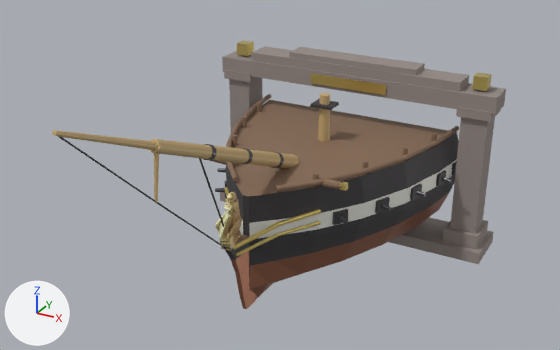
The glTF model figureheads/ships3d/minerva.glb, before and after one commit.
Before and after are seen from a camera (50 mm lens) standing at (16.2, -27.4, 17.4) and looking at (0.9, 0.4, 3.4). Arrows for +X, +Y and +Z are at lower left; the lights stay in place. The first picture is the older version. Where no turn or scale is listed for an object, it has been applied to the vertices. Vertices at exactly the same position are counted once.

Objects in the first picture: 'minerva_Figurehead', 'minerva_ParentBow'.
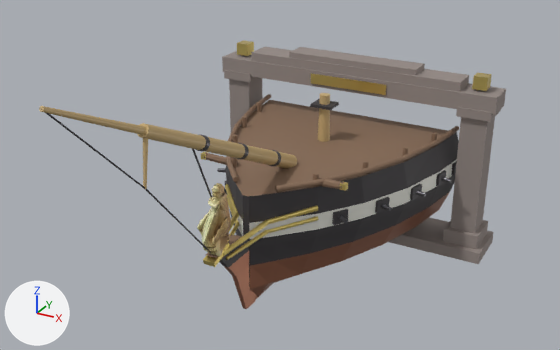
Where the newer file only moved an object's origin or applied its transform, the numbers keep the older frame.

Diff of the bpy script that builds the scene:
```diff
--- a/figureheads/ships3d/minerva.glb.py
+++ b/figureheads/ships3d/minerva.glb.py
@@ me_minerva_bowhullmesh @@
-me_minerva_bowhullmesh.from_pydata(...)  # 1423 vertices, 2574 faces; spans x -8.2..8.2, y -11.9..11.9, z -6.5..6.5
+me_minerva_bowhullmesh.from_pydata(...)  # 1431 vertices, 2586 faces; spans x -8.2..8.2, y -12.2..11.9, z -6.5..7.3
+# me_minerva_bowhullmesh part 1: the loose piece of 20 vertices spanning x -1.2..-0.1, y -2.3..-0.2, z -2.5..-2.1 is scaled about its middle by (0.61, 1.2, 1.05), then moved by (0.2, -0.6, 0.2)
+# me_minerva_bowhullmesh part 2: the loose piece of 20 vertices spanning x 0.1..1.3, y -2.6..-0.2, z -2.1..-1.5 is turned 66.3 degrees about the z axis through its middle and scaled by 0.959, then moved by (-2.3, 1.7, 0.5)
+# me_minerva_bowhullmesh part 3: the loose piece of 20 vertices spanning x -2.6..-1.1, y -0.3..1.3, z -2.2..-1.7 is scaled about its middle by (1.21, 1.19, 1.01), then moved by (0.2, -0.2, 0.2)
+# me_minerva_bowhullmesh part 4: the loose piece of 20 vertices spanning x 1.1..2.6, y -0.3..1.3, z -2.2..-1.7 is scaled about its middle by (1.2, 1.19, 1.01), then moved by (-0.2, -0.2, 0.2)
+# me_minerva_bowhullmesh part 5: the loose piece of 16 vertices spanning x 0.0, y -11.9..-7.3, z 2.2..6.4 is scaled about its middle by (0.263, 0.959, 1.02), then moved by (0.0, -0.5, 0.8)
+# me_minerva_bowhullmesh part 6: the loose piece of 16 vertices spanning x 0.0, y -7.4..-2.5, z -2.2..2.3 is scaled about its middle by (-0.0266, 0.886, 1.13), then moved by (0.0, -0.8, 0.5)
+# me_minerva_bowhullmesh part 7: the loose piece of 44 vertices spanning x -0.4..0.4, y -7.3..3.4, z -0.4..4.6 is rebuilt with 44 vertices and now spans x -0.4..0.4, y -7.9..3.2, z -0.3..5.4
+# me_minerva_bowhullmesh part 8: the loose piece of 36 vertices spanning x -0.2..0.2, y -11.9..-6.1, z 3.8..6.5 is rebuilt with 36 vertices and now spans x -0.2..0.2, y -12.2..-6.6, z 4.5..7.3
+# me_minerva_bowhullmesh part 9: the loose piece of 20 vertices spanning x -1.3..-0.1, y -2.6..-0.2, z -2.1..-1.5 is rebuilt with 20 vertices and now spans x -0.9..-0.1, y -3.5..-0.6, z -1.9..-1.3
+# me_minerva_bowhullmesh part 10: the loose piece of 20 vertices spanning x 1.1..2.6, y -0.3..1.3, z -1.7..-1.1 is rebuilt with 20 vertices and now spans x 0.7..2.5, y -0.7..1.2, z -1.5..-0.9
+# me_minerva_bowhullmesh part 11: a new loose piece of 44 vertices spanning x -0.3..0.3, y -1.8..-1.2, z 1.8..2.5, in mat_palettematerial001
+# me_minerva_bowhullmesh part 12: a new loose piece of 24 vertices spanning x -0.1..0.1, y -7.9..-7.5, z 3.0..5.1, in mat_palettematerial001
+# me_minerva_bowhullmesh part 13: a new loose piece of 20 vertices spanning x 0.1..0.9, y -3.5..-0.6, z -1.9..-1.3, in mat_palettematerial001
+# me_minerva_bowhullmesh part 14: a new loose piece of 20 vertices spanning x 0.1..0.9, y -3.1..-0.6, z -2.3..-1.8, in mat_palettematerial001
+# me_minerva_bowhullmesh part 15: the loose piece of 44 vertices spanning x -0.3..0.3, y -1.4..-0.9, z 1.4..2.2 is deleted
+# me_minerva_bowhullmesh part 16: the loose piece of 44 vertices spanning x -0.3..0.3, y -4.1..-3.6, z 2.6..3.3 is deleted
+# me_minerva_bowhullmesh part 17: the loose piece of 24 vertices spanning x -0.1..0.1, y -7.4..-7.0, z 2.2..4.3 is deleted
+# me_minerva_bowhullmesh part 18: the loose piece of 20 vertices spanning x 0.1..1.2, y -2.3..-0.2, z -2.5..-2.1 is deleted
+# me_minerva_bowhullmesh part 19: 25 vertices moved from x -6.4..5.8, y -1.7..8.6, z -4.9..1.0 to x -6.4..5.8, y -1.8..8.6, z -4.8..1.0; 62 vertices removed from x -4.8..4.8, y -3.0..5.8, z -3.6..1.0; 70 vertices added at x -4.9..4.9, y -4.2..5.8, z -3.6..1.2
+# me_minerva_bowhullmesh part 20: 7 vertices removed from x 0.0, y -4.7..-4.6, z 3.3; 51 vertices added at x -0.3..0.3, y -5.1..-4.1, z 3.2..3.9
+# other edits to the shape of me_minerva_bowhullmesh do not show in these pictures
 me_minerva_bowhullmesh.materials.append(mat_palettematerial001)
@@ ob_minerva_figurehead @@
 ob_minerva_figurehead = bpy.data.objects.new('minerva_Figurehead', me_geometry_0)
-ob_minerva_figurehead.location = (0.0, -2.53, 2.3)
-ob_minerva_figurehead.scale = (1.32, 1.32, 1.32)
+ob_minerva_figurehead.location = (0.0, -3.62, 2.81)
+ob_minerva_figurehead.scale = (1.64, 1.64, 1.64)
```

Pixel boxes (x1, y1, x2, y2) of what changed, in the pictures (560 x 350 px; the box of a moved part takes in the faces that stretch with it):
'minerva_ParentBow', reshaped
    before: (52, 40, 506, 309)
    after: (39, 40, 506, 309)
'minerva_Figurehead', moved, rescaled (30% wider, 28% taller)
    before: (215, 192, 241, 249)
    after: (197, 183, 231, 256)
part 1 of me_minerva_bowhullmesh, moved or reshaped (not visible before)
    after: (229, 222, 239, 236)
part 2 of me_minerva_bowhullmesh, moved or reshaped
    before: (233, 222, 280, 250)
    after: (225, 184, 238, 214)
part 3 of me_minerva_bowhullmesh, moved or reshaped (not visible before)
    after: (227, 195, 239, 224)
part 4 of me_minerva_bowhullmesh, moved or reshaped
    before: (278, 221, 321, 236)
    after: (268, 216, 319, 233)
part 5 of me_minerva_bowhullmesh, moved or reshaped
    before: (53, 133, 156, 203)
    after: (41, 109, 145, 189)
part 6 of me_minerva_bowhullmesh, moved or reshaped
    before: (156, 202, 226, 249)
    after: (145, 189, 213, 255)
part 7 of me_minerva_bowhullmesh, rebuilt (7% wider, 53% taller)
    before: (149, 139, 299, 168)
    after: (137, 123, 297, 168)
part 8 of me_minerva_bowhullmesh, rebuilt (43% taller)
    before: (52, 130, 157, 150)
    after: (39, 106, 146, 135)
part 9 of me_minerva_bowhullmesh, rebuilt (not visible before)
    after: (228, 212, 239, 232)
part 10 of me_minerva_bowhullmesh, rebuilt (21% wider, 11% taller)
    before: (279, 209, 321, 226)
    after: (267, 205, 318, 224)
part 11 of me_minerva_bowhullmesh, added
    after: (236, 143, 249, 160)
part 12 of me_minerva_bowhullmesh, added
    after: (143, 138, 148, 189)
part 13 of me_minerva_bowhullmesh, added
    after: (223, 220, 269, 256)
part 14 of me_minerva_bowhullmesh, added
    after: (226, 230, 268, 260)
part 15 of me_minerva_bowhullmesh, deleted
    before: (240, 148, 253, 164)
part 16 of me_minerva_bowhullmesh, deleted
    before: (204, 144, 217, 160)
part 17 of me_minerva_bowhullmesh, deleted
    before: (154, 153, 159, 202)
part 18 of me_minerva_bowhullmesh, deleted
    before: (235, 233, 279, 257)
part 19 of me_minerva_bowhullmesh, moved or reshaped
    before: (221, 94, 438, 309)
    after: (203, 94, 438, 309)
part 20 of me_minerva_bowhullmesh, reshaped
    before: (199, 158, 224, 227)
    after: (192, 135, 229, 242)
